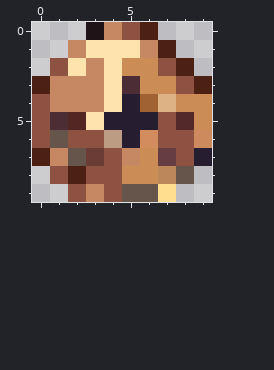
Pixel-art sprite, stored at Items/Weapons/Transformer/Token.png. Above: the version before the commit.
The file is 20x20 pixels, drawn in blocks of 2x2; one block is one cell here. Colours within 5 levels of each other are drawn and written as one.
After the commit:
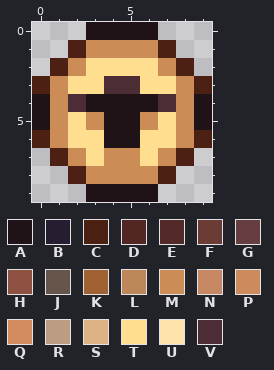
Palette (. is transparent): A #201318  B #261d30  C #4c2013  D #522623  E #53292a  F #6b3c36  G #663d41  H #8d5242  J #66554b  K #a06233  L #bc8859  M #cb8c56  N #c68863  P #cd8a5d  Q #d38c5e  R #bc9c83  S #ddb285  T #ffdf8f  U #ffe3ad  V #4c2d35
Change:
Changed rows in their new state; - is an unchanged pixel.
first column x 0:
 0 ----AAA---
 1 --CMMMM---
 2 -CMTTTTM--
 3 -MTTV-TTM-
 4 AMVAAAAV-A
 5 AMTMAAMTMA
 6 CMTTAATTMC
 7 .CMTMMTMC.
 8 -.-MM--C.-
 9 --.AAAA.--
Changed places in both pictures, as pixel boxes (x1, y1, x2, y2):
changed: (32, 22, 212, 202)
